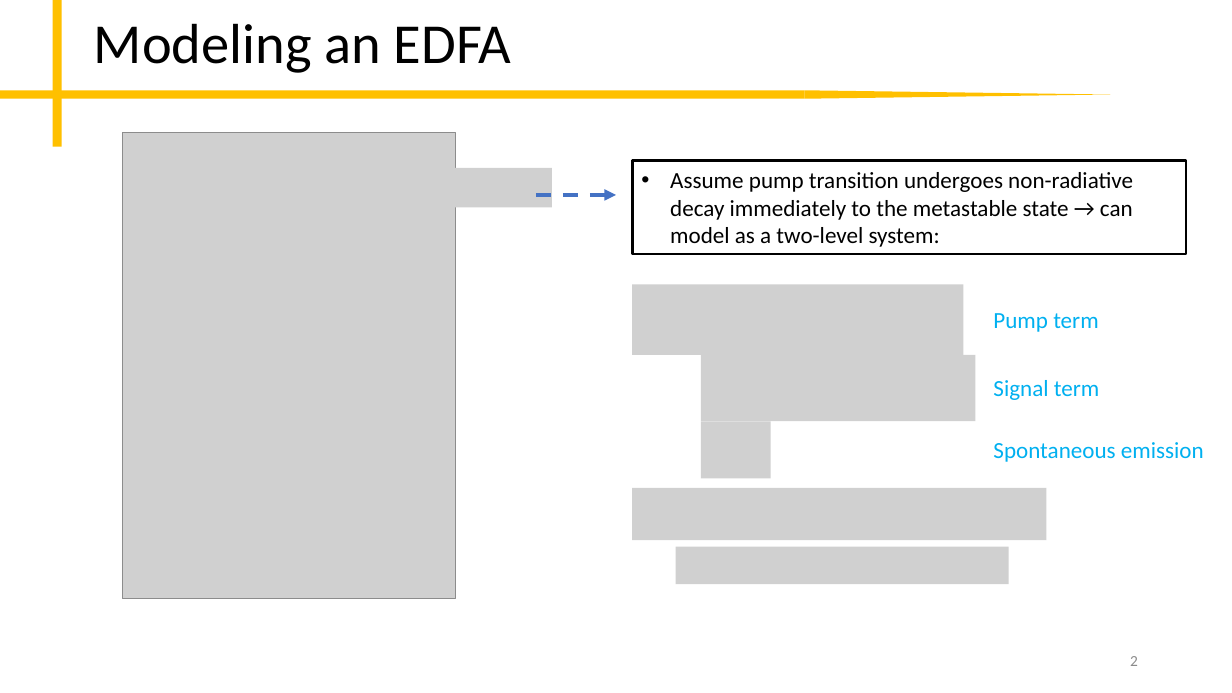
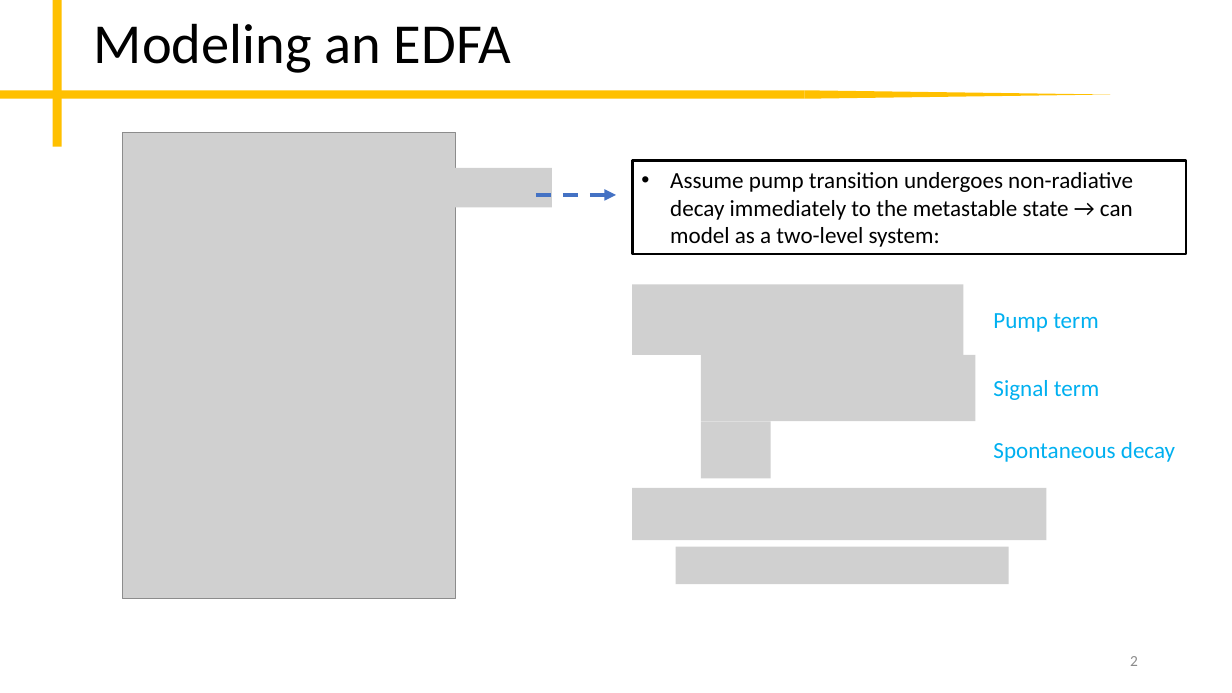
Before and after one commit to peter-chang62/Laser-Design-Scripts, a slide deck: slide 2 of memo.pptx. Drawn at 1232x693 pixels with LibreOffice and Linux fonts; fonts in the diff are those of the drawing; grey boxes stand for pictures. Boxes give left, top, right and bottom in pixels: in the first picture for what was removed or moved away, otherwise in the second. Text is boxed around its words. In the diff, an @@ line names an element or a change of style, - is before the commit and + after.

Commit message:
ppt update

```diff
--- a/memo.pptx
+++ b/memo.pptx
@@ text at [993, 442, 1175, 462]: text changed @@
-Spontaneous emission
+Spontaneous decay
```
Also in this commit, not shown: 1 other slide changed.
